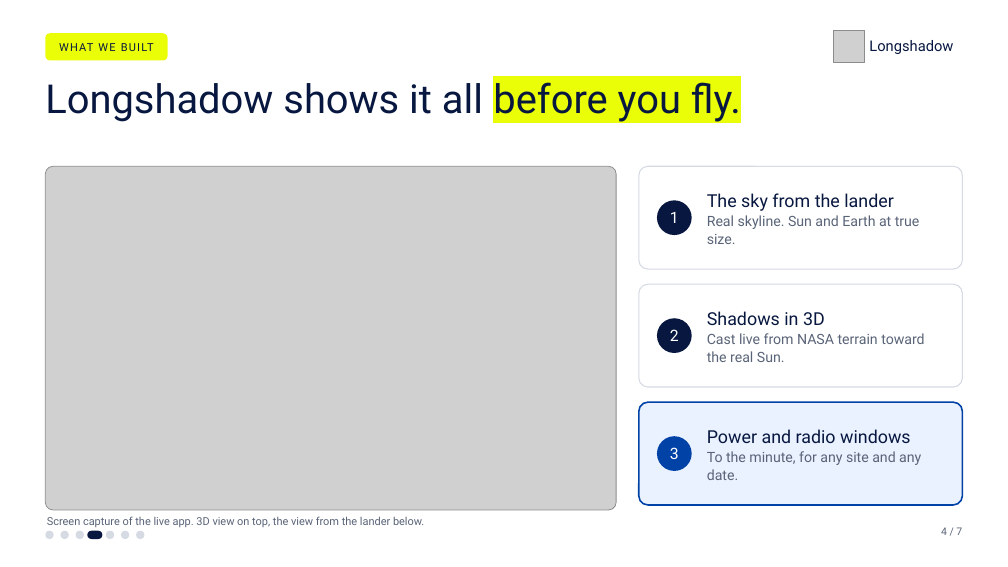
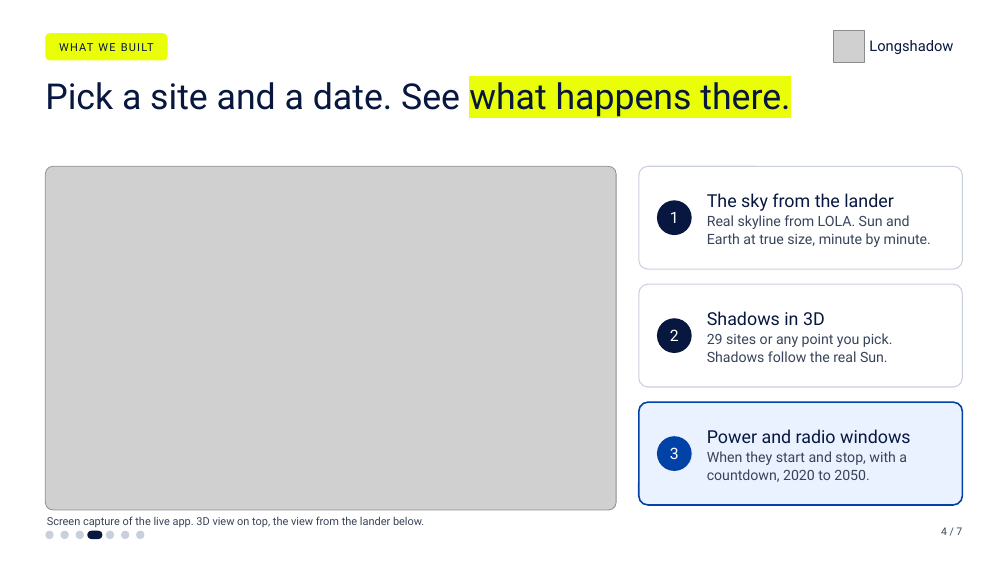
Before and after one commit to bukhari-hamzamukhtar/longshadow, a slide deck: slide 4 of public/demo/Longshadow_deck.pptx. Drawn at 1008x567 pixels with LibreOffice and Linux fonts; fonts in the diff are those of the drawing; grey boxes stand for pictures. Boxes give left, top, right and bottom in pixels: in the first picture for what was removed or moved away, otherwise in the second. Text is boxed around its words. In the diff, an @@ line names an element or a change of style, - is before the commit and + after.

Commit message:
Rework the deck: contributions slide, heavier type, plainer wording

```diff
--- a/public/demo/Longshadow_deck.pptx
+++ b/public/demo/Longshadow_deck.pptx
@@ text at box(45, 82, 790, 117): text changed; size 38 to 34 pt @@
-Longshadow shows it all before you fly.
+Pick a site and a date. See what happens there.
@@ rounded rectangle at box(639, 166, 963, 269): outline #D5DAE3 1 pt to #C9D0DC 1 pt @@
@@ text at box(707, 215, 931, 247): text changed; text colour #5A6478 to #39445A @@
-Real skyline. Sun and Earth at true size.
+Real skyline from LOLA. Sun and Earth at true size, minute by minute.
@@ rounded rectangle at box(639, 284, 963, 387): outline #D5DAE3 1 pt to #C9D0DC 1 pt @@
@@ text at box(707, 333, 893, 362): text changed; text colour #5A6478 to #39445A @@
-Cast live from NASA terrain toward the real Sun.
+29 sites or any point you pick. Shadows follow the real Sun.
@@ text at box(707, 451, 907, 482): text changed; text colour #5A6478 to #39445A @@
-To the minute, for any site and any date.
+When they start and stop, with a countdown, 2020 to 2050.
@@ text "Screen capture of the live ..." at box(47, 516, 424, 527): text colour #5A6478 to #39445A @@
@@ text "4 / 7" at box(941, 527, 962, 535): text colour #5A6478 to #39445A @@
```
Also in this commit, not shown: 5 other slides changed, 1 slide added, 1 slide removed, 1 other file.
